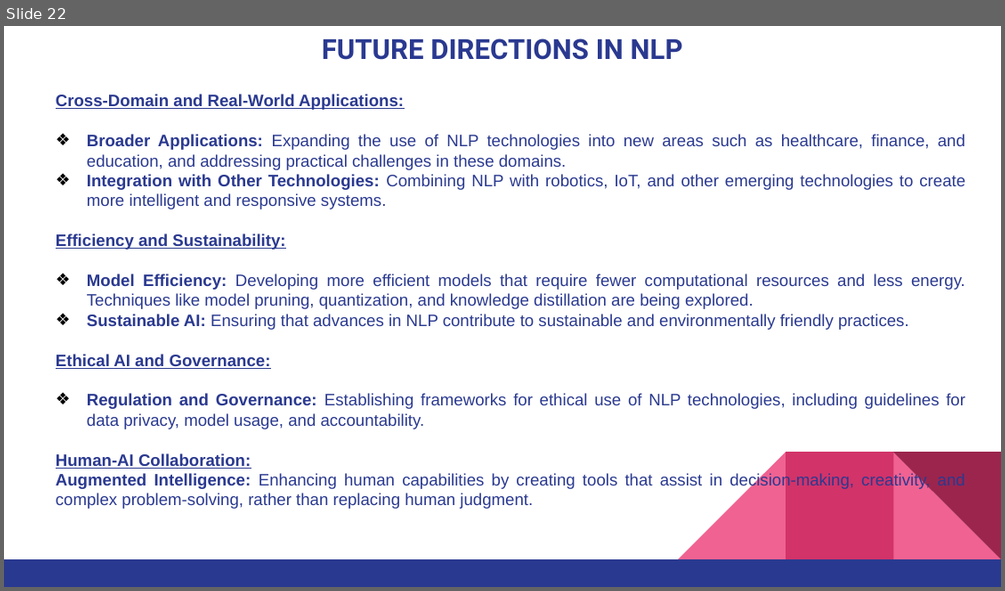
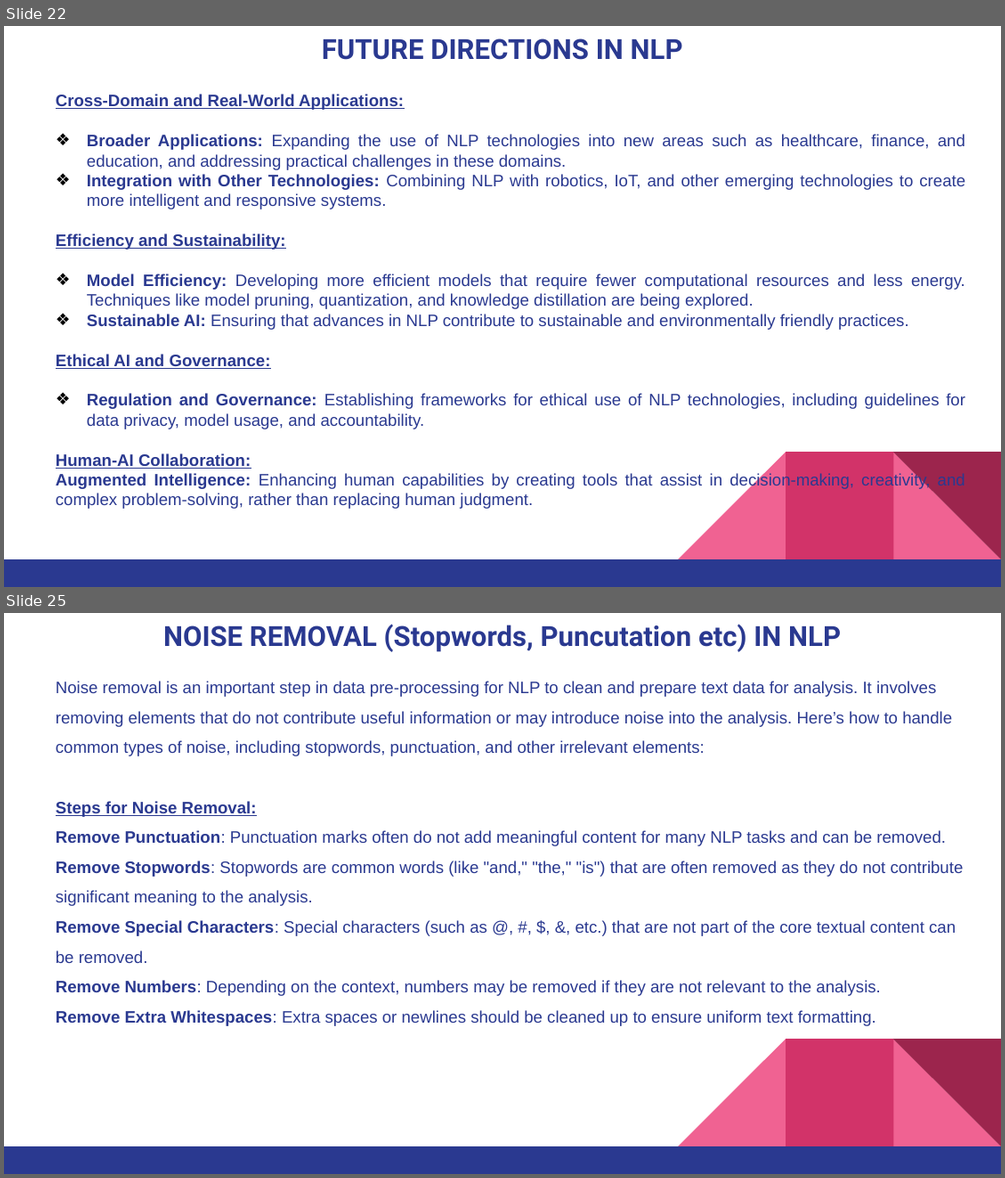
Before and after one commit to pnytrainingrepo/artificial-intelligence, a slide deck: AI-NLP.pptx. Shown one above the other, each under a label of ours: slide 22 before the commit, slides 22 and 25 after it; the slides between them are not shown. The pictures are 1005x591 and 1005x1178 pixels, drawn with LibreOffice and Linux fonts; fonts in the diff are those of the drawing. Boxes give left, top, right and bottom in pixels: in the first picture for what was removed or moved away, otherwise in the second. Text is boxed around its words. In the diff, an @@ line names an element or a change of style, - is before the commit and + after.

```diff
--- a/AI-NLP.pptx
+++ b/AI-NLP.pptx
@@ slide 25 added at [4, 613, 1001, 1174], background #FFFFFF; not listed: 5 template elements that a slide beside it also shows @@
@@ title added at [163, 624, 841, 652], 20 pt, text #2A3990, bold @@
+NOISE REMOVAL (Stopwords, Puncutation etc) IN NLP
@@ text added at [56, 681, 963, 1026], 12 pt, text #2A3990 @@
+Noise removal is an important step in data pre-processing for NLP to clean and prepare text data for analysis. It involves removing elements that do not contribute useful information or may introduce noise into the analysis. Here’s how to handle common types of noise, including stopwords, punctuation, and other irrelevant elements:
+Steps for Noise Removal:
+Remove Punctuation: Punctuation marks often do not add meaningful content for many NLP tasks and can be removed.
+Remove Stopwords: Stopwords are common words (like "and," "the," "is") that are often removed as they do not contribute significant meaning to the analysis.
+Remove Special Characters: Special characters (such as @, #, $, &, etc.) that are not part of the core textual content can be removed.
+Remove Numbers: Depending on the context, numbers may be removed if they are not relevant to the analysis.
+Remove Extra Whitespaces: Extra spaces or newlines should be cleaned up to ensure uniform text formatting.
```
Also in this commit, not shown: 5 other slides added, 12 other files.
